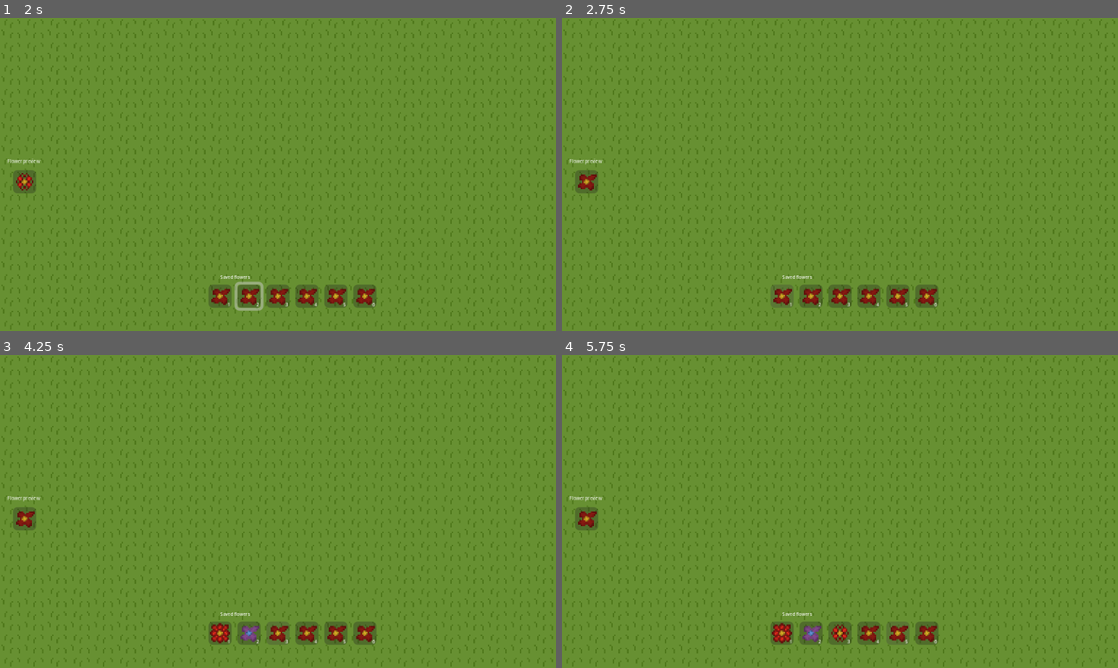
Above: before the commit, frames 1-4 (two rows, left to right).
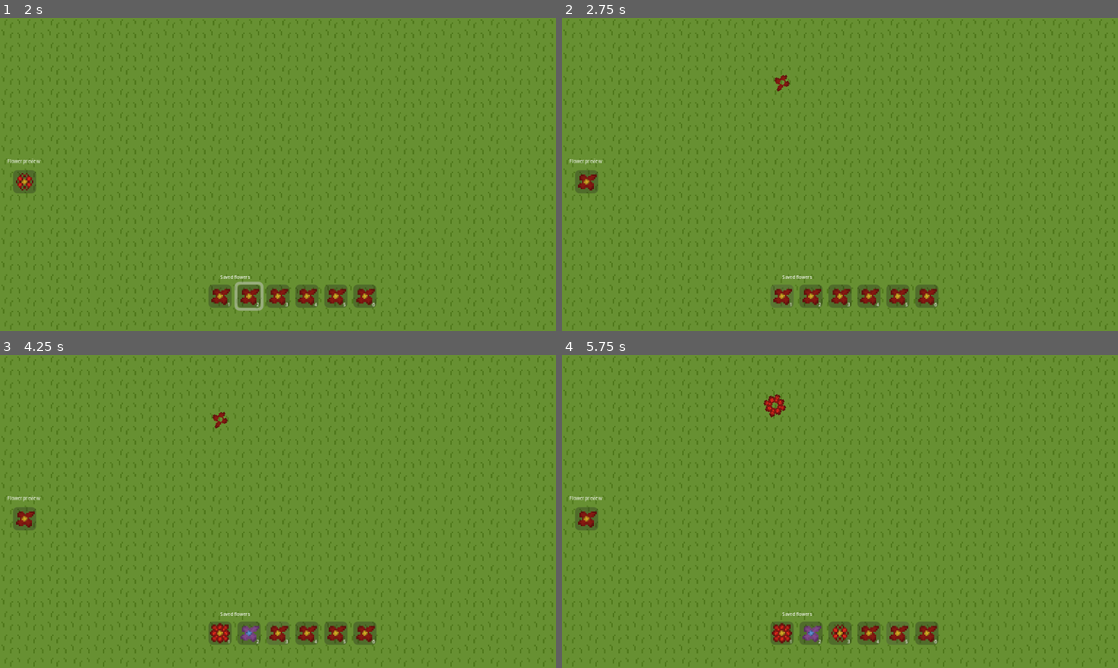
Above: after the commit, the same moments.

Repository: thejenske-dev/Godot-bloemGame
Game: Godot game, scene res://Scenes/test/main.tscn
Two runs of this game, one before a commit and one after it. Both use one fixed random seed, a clock stepped at 60 frames per second and the inputs below. Sound files missing from this copy of the repository are replaced by a short silence.
Inputs (mouse positions are in pixels of both pictures, inside the frame that each line leads up to):
- Up to frame 1 (2 s): click (222, 296) at 0.52 s; tap Enter at 1.25 s; move the mouse to (27, 180) at 1.27 s; hold Right (arrow_right) from 1.28 s (still down); click (27, 180) at 1.35 s
- Up to frame 2 (2.75 s): tap R (Reset) at 2 s; move the mouse to (784, 293) at 2.02 s; release Right (arrow_right) at 2.03 s; hold Down (arrow_down) from 2.03 s (still down); click (784, 293) at 2.1 s
- Up to frame 3 (4.25 s): move the mouse to (250, 630) at 2.77 s; release Down (arrow_down) at 2.78 s; hold Right (arrow_right) 2.78-3.53 s; tap 1 (Main_1) at 2.85 s; click (250, 630) at 3.05 s; tap R (Reset) at 3.5 s; move the mouse to (278, 630) at 3.52 s; hold Up (arrow_up) from 3.53 s (still down); tap 2 (Main_2) at 3.6 s; click (278, 630) at 3.8 s
- Up to frame 4 (5.75 s): move the mouse to (867, 630) at 4.27 s; release Up (arrow_up) at 4.28 s; hold Left (arrow_left) from 4.28 s (still down); tap 3 (Main_3) at 4.35 s; click (867, 630) at 4.55 s; tap R (Reset) at 4.9, 5 s; move the mouse to (901, 630) at 5.02 s; tap 4 (Main_4) at 5.1 s; click (901, 630) at 5.3 s

Frame 1 is identical in both runs. In frame 2, less than 0.1% of the frame differs, in the area x 38-41%, y 18-24%; in frame 3, less than 0.1%; in frame 4, 0.2%, in the area x 36-41%, y 12-20%.

Commit message:
Added animation when pressing R

Diff:
--- a/Scenes/flower.gd
+++ b/Scenes/flower.gd
@@ -2,6 +2,8 @@
 
 var leave_texture = load("res://graphics/Flowers/Grayscale_flowerLeaves.png")
 @onready var sound_delete_flower: AudioStreamPlayer2D = $sound_delete_flower
+@onready var delete_flower: CPUParticles2D = $delete_flower
+
 
 signal flowerColorChanged(leaves:Color,center:Color)
 
@@ -16,10 +18,16 @@
 func _on_area_2d_input_event(viewport: Node, event: InputEvent, shape_idx: int) -> void:
 		# Check if the event is a mouse click and the left mouse button was pressed
 	if event is InputEventMouseButton and event.button_index == MouseButton.MOUSE_BUTTON_RIGHT and event.pressed:
-		#print("pressed!")
+		#Play deletion sound
+		sound_delete_flower.play()
+
+		#Setting and playing partcles
+		delete_flower.texture = leave_texture
+		delete_flower.self_modulate = $Flower_leaves.self_modulate
+		delete_flower.emitting=true
+		#Wait until the sound is done playing
+		await sound_delete_flower.finished
 		# Removes the scene/node from the game safely
-		sound_delete_flower.play()
-		await sound_delete_flower.finished
 		queue_free() # Replace with function body.
 
 func changeColor(Center:Color,Leaves:Color) -> void:
@@ -32,6 +40,7 @@
 func changeLeaves(part_sprite) -> void:
 	leave_texture = load(part_sprite)
 	$Flower_leaves.texture = leave_texture
+
 func getFlower():
 	var uid = ResourceUID.id_to_text(ResourceLoader.get_resource_uid($Flower_leaves.texture.resource_path))
 	return [$Flower_center.self_modulate,$Flower_leaves.self_modulate, uid]
--- a/Scenes/flower.tscn
+++ b/Scenes/flower.tscn
@@ -7,6 +7,11 @@
 
 [sub_resource type="CircleShape2D" id="CircleShape2D_4r3j5"]
 radius = 8.0
+
+[sub_resource type="Curve" id="Curve_88g82"]
+_limits = [0.0, 2.0, 0.0, 1.0]
+_data = [Vector2(0.007978726, 1.7311271), 0.0, 0.0, 0, 0, Vector2(0.9920212, 0), 0.0, 0.0, 0, 0]
+point_count = 2
 
 [node name="Flower" type="Node2D" unique_id=1531035598]
 script = ExtResource("1_4r3j5")
@@ -30,4 +35,25 @@
 [node name="sound_delete_flower" type="AudioStreamPlayer2D" parent="." unique_id=1157208389]
 stream = ExtResource("4_88g82")
 
+[node name="delete_flower" type="CPUParticles2D" parent="." unique_id=473576435]
+visibility_layer = 2
+texture_filter = 1
+emitting = false
+amount = 10
+texture = ExtResource("2_hbmji")
+lifetime = 0.5
+one_shot = true
+emission_shape = 1
+emission_sphere_radius = 7.06
+particle_flag_align_y = true
+spread = 180.0
+gravity = Vector2(1, 1)
+radial_accel_min = 20.0
+radial_accel_max = 50.0
+scale_amount_min = 0.5
+scale_amount_curve = SubResource("Curve_88g82")
+anim_speed_min = 0.5
+anim_speed_max = 1.0
+anim_offset_max = 1.0
+
 [connection signal="input_event" from="Area2D" to="." method="_on_area_2d_input_event"]
--- a/Scenes/flower_manager.tscn
+++ b/Scenes/flower_manager.tscn
@@ -8,6 +8,11 @@
 [sub_resource type="Curve" id="Curve_06cqm"]
 _limits = [0.0, 2.0, 0.0, 1.0]
 _data = [Vector2(0.007978726, 1.7311271), 0.0, 0.0, 0, 0, Vector2(0.9920212, 0), 0.0, 0.0, 0, 0]
+point_count = 2
+
+[sub_resource type="Curve" id="Curve_34k0u"]
+_limits = [0.0, 2.3784904, 0.0, 1.0]
+_data = [Vector2(0.031914897, 0), 0.0, 0.0, 0, 0, Vector2(0.9707447, 0.74773645), 1.211789, 0.0, 0, 0]
 point_count = 2
 
 [node name="FlowerManager" type="Node2D" unique_id=2015380591]
@@ -36,6 +41,28 @@
 anim_speed_max = 1.0
 anim_offset_max = 1.0
 
+[node name="delete_flower_all" type="CPUParticles2D" parent="Particles" unique_id=1060386226]
+visibility_layer = 2
+texture_filter = 1
+emitting = false
+amount = 50
+texture = ExtResource("2_34k0u")
+emission_shape = 1
+emission_sphere_radius = 7.06
+particle_flag_align_y = true
+spread = 180.0
+gravity = Vector2(1, 1)
+initial_velocity_min = 10.0
+initial_velocity_max = 100.0
+radial_accel_min = 20.0
+radial_accel_max = 50.0
+scale_amount_min = 0.5
+scale_amount_max = 2.0
+scale_amount_curve = SubResource("Curve_34k0u")
+anim_speed_min = 0.5
+anim_speed_max = 1.0
+anim_offset_max = 1.0
+
 [node name="Sound" type="Node2D" parent="." unique_id=411097061]
 
 [node name="sound_place_flower" type="AudioStreamPlayer2D" parent="Sound" unique_id=1381430645]
--- a/flower_manager.gd
+++ b/flower_manager.gd
@@ -12,6 +12,7 @@
 var flowerColor_center = Color(0.898, 0.698, 0.149)
 var flowerColor_leaves = Color(0.871, 0.161, 0.114)
 @onready var control: Control = $"../Control"
+@onready var hud: CanvasLayer = $"../HUD"
 
 #Sound
 #Deltion pitch fluctuations handling
@@ -34,6 +35,8 @@
 
 #Particals
 @onready var place_flower: CPUParticles2D = $Particles/place_flower
+@onready var delete_flower_all: CPUParticles2D = $Particles/delete_flower_all
+var screen_center = Vector2(185.2, 100.6)
 
 signal update_preview(center_color,leave_color,leave_part)
 signal save_flower(center_color,leave_color,leave_part,slot)
@@ -58,6 +61,7 @@
 		#Set the flower position to the mouses position
 		var flower_pos = Vector2(get_global_mouse_position())
 		new_flower.position = flower_pos
+		print(flower_pos)
 		#Set the color of the flower
 		new_flower.changeColor(flowerColor_center,flowerColor_leaves)
 		new_flower.changeLeaves(laeve_part)
@@ -74,11 +78,20 @@
 	if(Input.is_action_just_pressed("Reset") and reset_active == false ):
 		#Makes sure you cannot reset while resetting.
 		reset_active = true
+
+		#Setting particles:
+		#Genarate a random sprite
+		delete_flower_all.texture = load(leave_parts[round(randf_range(0,leave_parts.size()-1))])
+		delete_flower_all.self_modulate = flowerColor_leaves
+		delete_flower_all.position = screen_center
+		delete_flower_all.emitting = true
+		print(screen_center)
+
 		#The time between the deletion of flowers.
-
 		var delay=.1
 		if $Flowers.get_children()!= null:
 			for scene in $Flowers.get_children():
+
 				await get_tree().create_timer(delay).timeout
 				#Define if the deletion sounds goes up or down
 				if(sound_delete_flower.pitch_scale >= del_max_pitch and sound_state == "up"):
@@ -90,12 +103,17 @@
 					sound_delete_flower.pitch_scale +=0.1
 				if (sound_state == "down"):
 					sound_delete_flower.pitch_scale -=0.1
-				#Play the soudn
+				#Create new random particle
+				setColors()
+				delete_flower_all.self_modulate = flowerColor_leaves
+				delete_flower_all.texture = load(leave_parts[round(randf_range(0,leave_parts.size()-1))])
+				#Play the sound
 				sound_delete_flower.play()
 				scene.queue_free()
 				#Make the delay go down so flowers will be removed faster and faster.
 				delay -=.01
 			reset_active = false
+			delete_flower_all.emitting = false
 
 		else:
 			print("No flowers :)")
Not shown, changed: export_presets.cfg
Not shown, changed: Bloemania.pck
Not shown, added: Export/web/index.apple-touch-icon.png
Not shown, added: Export/web/index.audio.position.worklet.js
Not shown, added: Export/web/index.audio.worklet.js
Not shown, changed: Export/web/index.html
Not shown, added: Export/web/index.icon.png
Not shown, added: Export/web/index.js
Not shown, added: Export/web/index.pck
Not shown, added: Export/web/index.png
Not shown, added: Export/web/index.wasm
Not shown, changed: Export/web/web.zip
